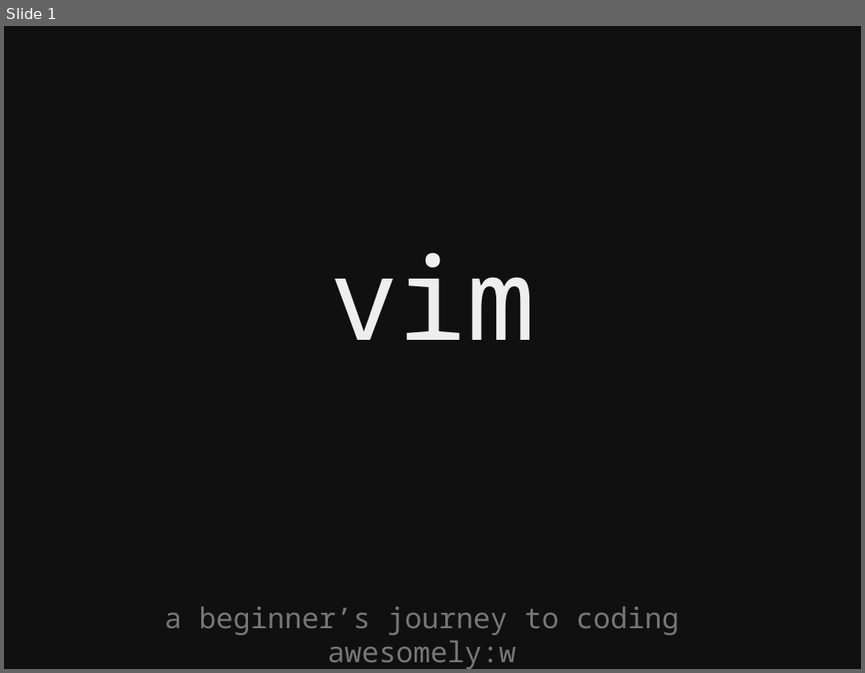
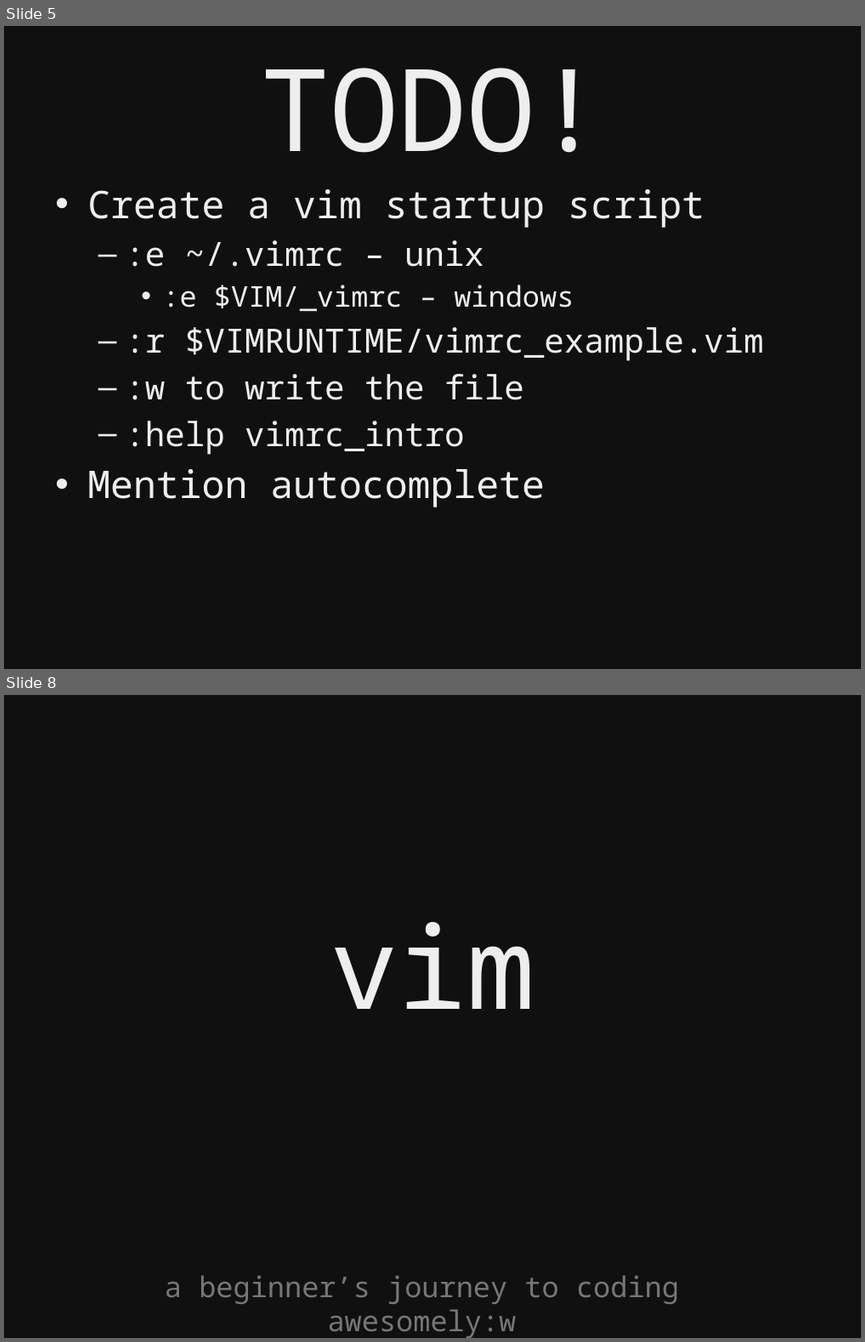
Before and after one commit to kyletolle/talks, a slide deck: beginning_vim-04.17.2012.pptx. Shown one above the other, each under a label of ours: slide 1 before the commit, slides 5 and 8 after it; the slides between them are not shown. The pictures are 865x673 and 865x1342 pixels, drawn with LibreOffice and Linux fonts; fonts in the diff are those of the drawing. Boxes give left, top, right and bottom in pixels: in the first picture for what was removed or moved away, otherwise in the second. Text is boxed around its words. In the diff, an @@ line names an element or a change of style, - is before the commit and + after.

```diff
--- a/beginning_vim-04.17.2012.pptx
+++ b/beginning_vim-04.17.2012.pptx
@@ slide 5 added at (4, 26, 861, 669), background #101010 @@
@@ title added at (261, 68, 603, 153), 96 pt, text #EEEEEE @@
+TODO!
@@ text added at (87, 189, 764, 507), 28 pt, text #EEEEEE @@
+• Create a vim startup script
+  – :e ~/.vimrc – unix
+    • :e $VIM/_vimrc – windows
+  – :r $VIMRUNTIME/vimrc_example.vim
+  – :w to write the file
+  – :help vimrc_intro
+• Mention autocomplete
@@ what was slide 1 is now slide 8 @@
```
Also in this commit, not shown: 6 other slides added.
